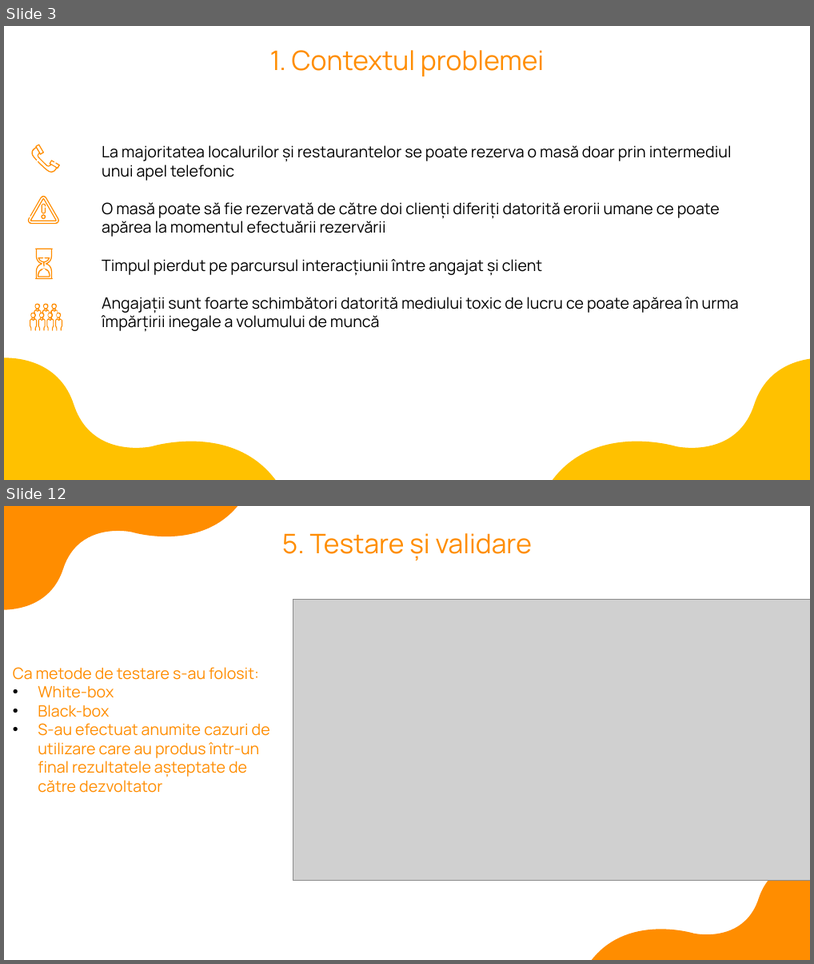
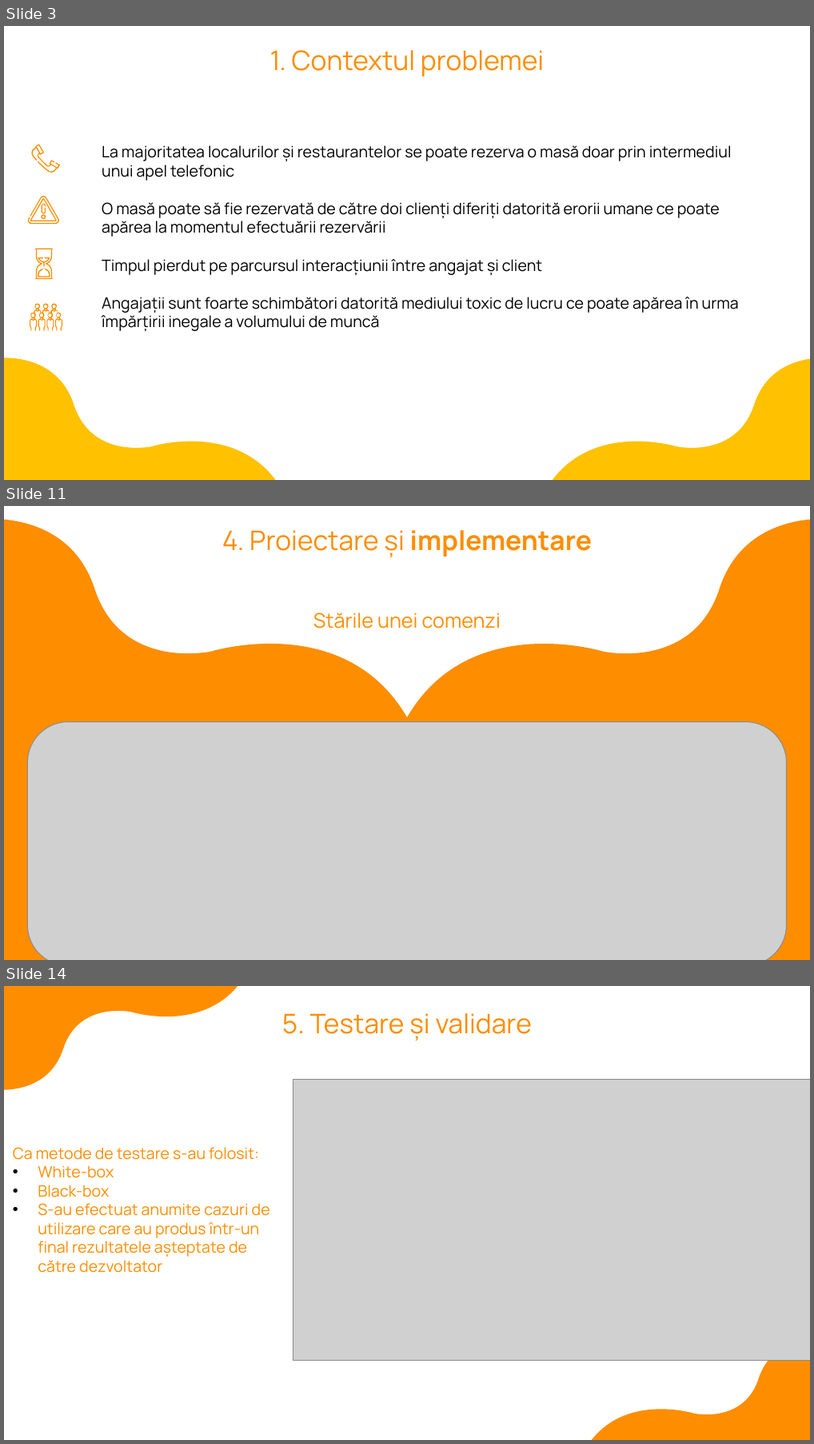
Before and after one commit to StanciuOctav/QuickPlate, a slide deck: QuickPlate/Stanciu_Ioan_Octavian_prezentare.pptx. Shown one above the other, each under a label of ours: slides 3 and 12 before the commit, slides 3, 11 and 14 after it; the slides between them are not shown. The pictures are 814x964 and 814x1444 pixels, drawn with LibreOffice and Linux fonts; fonts in the diff are those of the drawing; grey boxes stand for pictures. Boxes give left, top, right and bottom in pixels: in the first picture for what was removed or moved away, otherwise in the second. Text is boxed around its words. In the diff, an @@ line names an element or a change of style, - is before the commit and + after.

```diff
--- a/QuickPlate/Stanciu_Ioan_Octavian_prezentare.pptx
+++ b/QuickPlate/Stanciu_Ioan_Octavian_prezentare.pptx
@@ slide 11 added at (4,506,810,960), background #FFFFFF @@
@@ freeform shape added at (4,519,810,780), fill #FF8D00 @@
@@ text added at (222,530,592,557), 24 pt, text #FF8D00 @@
+4. Proiectare și implementare
@@ text added at (314,612,501,628), 18 pt, text #FF8D00 @@
+Stările unei comenzi
@@ picture added at (27,721,787,960) @@
@@ rectangle added at (4,762,810,960), fill #FF8D00 @@
@@ what was slide 12 is now slide 14 @@
```
Also in this commit, not shown: 6 slides changed, 3 other slides added, 2 slides removed, 8 other files.
